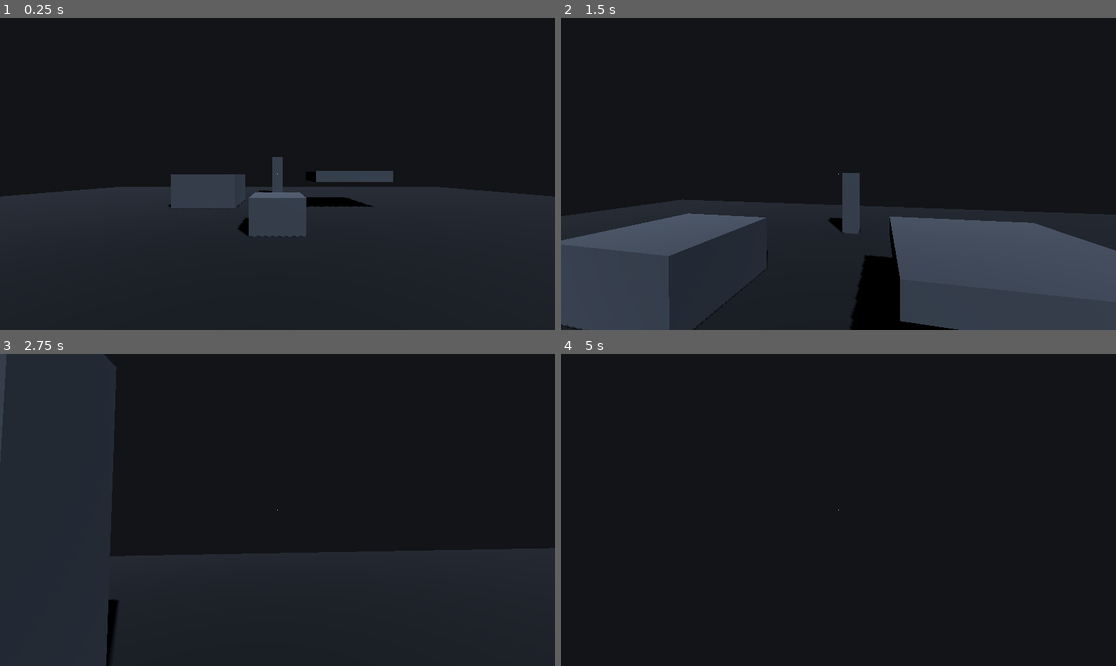
Above: before the commit, frames 1-4 (two rows, left to right).
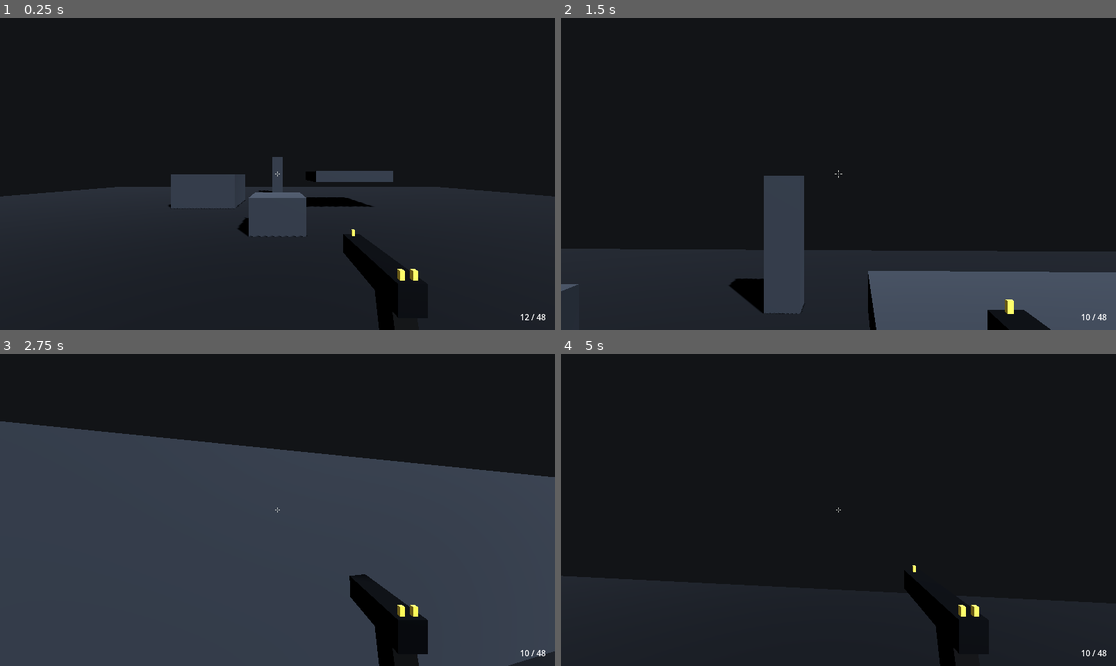
Above: after the commit, the same moments.

Repository: StudioSadTouch/Project-Long-Colt
Game: Godot game, scene res://scenes/main/main.tscn
The game is run twice, just before and just after one commit, with the same random seed, the same clock (stepped at 60 frames per second) and the same inputs.
Inputs (mouse positions are in pixels of both pictures, inside the frame that each line leads up to):
- Up to frame 1 (0.25 s): no input
- Up to frame 2 (1.5 s): tap Enter at 0.5 s; move the mouse to (866, 174) at 0.52 s; hold Right mouse button (action_alt_fire) 0.53-1.28 s; hold W (action_move_forward) from 0.53 s (still down); tap Space (action_jump) at 0.77 s; click (866, 174) at 0.8 s; move the mouse to (810, 174) at 1.27 s; click (810, 174) at 1.35 s
- Up to frame 3 (2.75 s): keep holding W (action_move_forward); tap Space (action_jump) at 1.52 s; tap V (action_melee) at 1.55 s; move the mouse to (288, 503) at 2.02 s; hold V (action_melee) from 2.03 s (still down); tap 1 (action_weapon_1) at 2.3 s
- Up to frame 4 (5 s): keep holding W (action_move_forward); move the mouse to (832, 516) at 2.77 s; release V (action_melee) at 2.78 s; tap 1 (action_weapon_1) at 2.85 s; tap Space (action_jump) at 3.02, 3.77, 4.52 s; tap 2 (action_weapon_2) at 3.05 s; move the mouse to (877, 513) at 3.52 s; hold 2 (action_weapon_2) 3.53-4.28 s; tap Mouse wheel up (action_weapon_next) at 3.8, 4.35 s; tap R (action_reload) at 4.15 s; move the mouse to (794, 506) at 4.27 s; tap Mouse wheel down (action_weapon_prev) at 4.55 s

The runs differ from the first frame. In frame 1, 1.2% of the frame differs, in the area x 49-99%, y 49-100%; in frame 2, 24%; in frame 3, 59%, in the area x 0-100%, y 0-100%; in frame 4, 0.4%.

Commit message:
Weapons: WeaponData, shared hitscan Weapon, two-slot WeaponHolder, Service Pistol, HUD

Diff:
--- a/project.godot
+++ b/project.godot
@@ -118,6 +118,11 @@
 "events": [Object(InputEventMouseButton,"resource_local_to_scene":false,"resource_name":"","device":-1,"window_id":0,"a …(253 unchanged characters)…
 ]
 }
+action_weapon_switch={
+"deadzone": 0.2,
+"events": [Object(InputEventKey,"resource_local_to_scene":false,"resource_name":"","device":-1,"window_id":0,"alt_pressed":false,"shift_pressed":false,"ctrl_pressed":false,"meta_pressed":false,"pressed":false,"keycode":0,"physical_keycode":81,"key_label":0,"unicode":113,"location":0,"echo":false,"script":null)
+]
+}
 action_pause={
 "deadzone": 0.2,
 "events": [Object(InputEventKey,"resource_local_to_scene":false,"resource_name":"","device":-1,"window_id":0,"alt_press …(195 unchanged characters)…
--- /dev/null
+++ b/resources/weapons/service_pistol.tres
@@ -0,0 +1,39 @@
+[gd_resource type="Resource" script_class="WeaponData" load_steps=2 format=3]
+
+[ext_resource type="Script" path="res://scripts/weapons/weapon_data.gd" id="1_data"]
+
+[resource]
+script = ExtResource("1_data")
+display_name = "Service Pistol"
+damage = 34.0
+headshot_multiplier = 2.0
+max_range = 150.0
+falloff_start = 35.0
+falloff_end = 70.0
+min_damage_multiplier = 0.6
+fire_mode = 0
+fire_rate = 4.5
+trigger_buffer = 0.1
+magazine_size = 12
+reserve_max = 48
+reserve_start = 48
+reload_time = 1.2
+equip_time = 0.3
+recoil_pitch = 1.1
+recoil_yaw = 0.25
+recoil_recovery = 14.0
+spread_base = 0.1
+bloom_per_shot = 0.45
+spread_max = 1.6
+bloom_recovery = 5.0
+spread_air_add = 0.4
+secondary = 1
+zoom_fov = 37.5
+zoom_sensitivity = 0.6
+zoom_spread_multiplier = 0.5
+zoom_time = 0.1
+melee_damage = 70.0
+melee_range = 2.0
+melee_lunge_range = 3.5
+melee_lunge_speed = 10.0
+melee_cooldown = 0.8
--- a/scenes/player/player.tscn
+++ b/scenes/player/player.tscn
@@ -1,6 +1,9 @@
-[gd_scene load_steps=3 format=3]
+[gd_scene load_steps=6 format=3]
 
 [ext_resource type="Script" path="res://scripts/player/player.gd" id="1_player"]
+[ext_resource type="Script" path="res://scripts/player/weapon_holder.gd" id="2_holder"]
+[ext_resource type="PackedScene" path="res://scenes/weapons/service_pistol.tscn" id="3_pistol"]
+[ext_resource type="PackedScene" path="res://scenes/ui/hud.tscn" id="4_hud"]
 
 [sub_resource type="CapsuleShape3D" id="CapsuleShape3D_body"]
 resource_local_to_scene = true
@@ -26,19 +29,9 @@
 near = 0.05
 far = 400.0
 
-[node name="Crosshair" type="CanvasLayer" parent="."]
+[node name="WeaponHolder" type="Node3D" parent="Head/Camera3D"]
+script = ExtResource("2_holder")
+starting_weapons = Array[PackedScene]([ExtResource("3_pistol")])
 
-[node name="Dot" type="ColorRect" parent="Crosshair"]
-anchors_preset = 8
-anchor_left = 0.5
-anchor_top = 0.5
-anchor_right = 0.5
-anchor_bottom = 0.5
-offset_left = -2.0
-offset_top = -2.0
-offset_right = 2.0
-offset_bottom = 2.0
-grow_horizontal = 2
-grow_vertical = 2
-mouse_filter = 2
-color = Color(0.92, 0.93, 0.9, 0.9)
+[node name="HUD" parent="." instance=ExtResource("4_hud")]
+holder_path = NodePath("../Head/Camera3D/WeaponHolder")
--- /dev/null
+++ b/scenes/ui/hud.tscn
@@ -0,0 +1,31 @@
+[gd_scene load_steps=2 format=3]
+
+[ext_resource type="Script" path="res://scripts/ui/hud.gd" id="1_hud"]
+
+[node name="HUD" type="CanvasLayer"]
+script = ExtResource("1_hud")
+
+[node name="Crosshair" type="Control" parent="."]
+layout_mode = 3
+anchors_preset = 15
+anchor_right = 1.0
+anchor_bottom = 1.0
+grow_horizontal = 2
+grow_vertical = 2
+mouse_filter = 2
+
+[node name="Ammo" type="Label" parent="."]
+anchors_preset = 3
+anchor_left = 1.0
+anchor_top = 1.0
+anchor_right = 1.0
+anchor_bottom = 1.0
+offset_left = -180.0
+offset_top = -64.0
+offset_right = -32.0
+offset_bottom = -24.0
+grow_horizontal = 0
+grow_vertical = 0
+theme_override_font_sizes/font_size = 28
+text = "12 / 48"
+horizontal_alignment = 2
--- /dev/null
+++ b/scenes/weapons/service_pistol.tscn
@@ -0,0 +1,63 @@
+[gd_scene load_steps=8 format=3]
+
+[ext_resource type="Script" path="res://scripts/weapons/weapon.gd" id="1_weapon"]
+[ext_resource type="Resource" path="res://resources/weapons/service_pistol.tres" id="2_data"]
+
+[sub_resource type="StandardMaterial3D" id="StandardMaterial3D_steel"]
+albedo_color = Color(0.22, 0.23, 0.24, 1)
+metallic = 0.6
+roughness = 0.55
+
+[sub_resource type="StandardMaterial3D" id="StandardMaterial3D_grip"]
+albedo_color = Color(0.12, 0.12, 0.11, 1)
+roughness = 0.9
+
+[sub_resource type="StandardMaterial3D" id="StandardMaterial3D_sight"]
+albedo_color = Color(0.85, 0.75, 0.3, 1)
+emission_enabled = true
+emission = Color(0.85, 0.75, 0.3, 1)
+emission_energy_multiplier = 0.4
+
+[sub_resource type="BoxMesh" id="BoxMesh_slide"]
+material = SubResource("StandardMaterial3D_steel")
+size = Vector3(0.035, 0.04, 0.2)
+
+[sub_resource type="BoxMesh" id="BoxMesh_grip"]
+material = SubResource("StandardMaterial3D_grip")
+size = Vector3(0.03, 0.1, 0.045)
+
+[sub_resource type="BoxMesh" id="BoxMesh_sight"]
+material = SubResource("StandardMaterial3D_sight")
+size = Vector3(0.006, 0.012, 0.006)
+
+[node name="ServicePistol" type="Node3D"]
+transform = Transform3D(1, 0, 0, 0, 1, 0, 0, 0, 1, 0.16, -0.15, -0.34)
+script = ExtResource("1_weapon")
+data = ExtResource("2_data")
+
+[node name="Slide" type="MeshInstance3D" parent="."]
+cast_shadow = 0
+mesh = SubResource("BoxMesh_slide")
+
+[node name="Grip" type="MeshInstance3D" parent="."]
+transform = Transform3D(1, 0, 0, 0, 0.966, 0.259, 0, -0.259, 0.966, 0, -0.06, 0.07)
+cast_shadow = 0
+mesh = SubResource("BoxMesh_grip")
+
+[node name="FrontSight" type="MeshInstance3D" parent="."]
+transform = Transform3D(1, 0, 0, 0, 1, 0, 0, 0, 1, 0, 0.026, -0.09)
+cast_shadow = 0
+mesh = SubResource("BoxMesh_sight")
+
+[node name="RearSightL" type="MeshInstance3D" parent="."]
+transform = Transform3D(1, 0, 0, 0, 1, 0, 0, 0, 1, -0.008, 0.026, 0.09)
+cast_shadow = 0
+mesh = SubResource("BoxMesh_sight")
+
+[node name="RearSightR" type="MeshInstance3D" parent="."]
+transform = Transform3D(1, 0, 0, 0, 1, 0, 0, 0, 1, 0.008, 0.026, 0.09)
+cast_shadow = 0
+mesh = SubResource("BoxMesh_sight")
+
+[node name="Muzzle" type="Marker3D" parent="."]
+transform = Transform3D(1, 0, 0, 0, 1, 0, 0, 0, 1, 0, 0.005, -0.11)
--- /dev/null
+++ b/scripts/player/weapon_holder.gd
@@ -0,0 +1,144 @@
+class_name WeaponHolder
+extends Node3D
+## Two weapon slots, Halo style. No dual-wield.
+## Lives under the player camera so view models follow aim.
+
+signal active_weapon_changed(weapon: Weapon)
+
+const SLOT_COUNT := 2
+
+@export var starting_weapons: Array[PackedScene] = []
+
+var slots: Array[Weapon] = []
+var active_index: int = 0
+
+var _base_sensitivity: float = 0.0
+var _player: Player
+var _camera: Camera3D
+
+
+func _ready() -> void:
+	_camera = get_parent() as Camera3D
+	_player = owner as Player
+	if _player != null:
+		_base_sensitivity = _player.mouse_sensitivity
+	slots.resize(SLOT_COUNT)
+	for i in mini(starting_weapons.size(), SLOT_COUNT):
+		if starting_weapons[i] != null:
+			give_weapon(starting_weapons[i].instantiate() as Weapon, i)
+	_equip(_first_filled(0))
+
+
+func get_active() -> Weapon:
+	if slots.is_empty():
+		return null
+	return slots[active_index]
+
+
+## Puts weapon in slot (or the active slot) and returns whatever it replaced, already detached.
+func give_weapon(weapon: Weapon, slot: int = -1) -> Weapon:
+	if weapon == null:
+		return null
+	if slot < 0:
+		slot = active_index if slots[active_index] != null else _first_empty()
+	var old := slots[slot]
+	if old != null:
+		old.holster()
+		remove_child(old)
+	weapon.camera = _camera
+	weapon.player = _player
+	add_child(weapon)
+	weapon.zoom_changed.connect(_on_zoom_changed)
+	slots[slot] = weapon
+	weapon.holster()
+	if slot == active_index:
+		_equip(slot)
+	return old
+
+
+func switch_weapon() -> void:
+	var other := (active_index + 1) % SLOT_COUNT
+	if slots[other] != null:
+		_equip(other)
+
+
+func _unhandled_input(event: InputEvent) -> void:
+	if Input.mouse_mode != Input.MOUSE_MODE_CAPTURED and DisplayServer.get_name() != "headless":
+		return
+	var weapon := get_active()
+	if (
+		event.is_action_pressed("action_weapon_switch")
+		or event.is_action_pressed("action_weapon_next")
+		or event.is_action_pressed("action_weapon_prev")
+	):
+		switch_weapon()
+	elif event.is_action_pressed("action_weapon_1") and slots[0] != null:
+		_equip(0)
+	elif event.is_action_pressed("action_weapon_2") and slots[1] != null:
+		_equip(1)
+	elif weapon == null:
+		return
+	elif event.is_action_pressed("action_fire"):
+		weapon.trigger(true, true)
+	elif event.is_action_pressed("action_alt_fire"):
+		weapon.secondary_pressed()
+	elif event.is_action_pressed("action_reload"):
+		weapon.reload()
+	elif event.is_action_pressed("action_melee"):
+		weapon.melee()
+
+
+func _physics_process(delta: float) -> void:
+	var weapon := get_active()
+	if weapon != null and Input.is_action_pressed("action_fire"):
+		weapon.trigger(false, true)
+	_update_zoom_fov(delta)
+
+
+func _equip(index: int) -> void:
+	if index < 0 or slots[index] == null:
+		return
+	var current := get_active()
+	if current != null and index != active_index:
+		current.holster()
+	active_index = index
+	slots[index].equip()
+	active_weapon_changed.emit(slots[index])
+
+
+func _on_zoom_changed(_zoomed: bool) -> void:
+	if _player != null:
+		var weapon := get_active()
+		var zoomed := weapon != null and weapon.zoomed
+		_player.mouse_sensitivity = (
+			_base_sensitivity * (weapon.data.zoom_sensitivity if zoomed else 1.0)
+		)
+
+
+func _update_zoom_fov(delta: float) -> void:
+	if _camera == null or _player == null:
+		return
+	var weapon := get_active()
+	var target := _player.fov
+	var blend_time := 0.1
+	if weapon != null:
+		blend_time = maxf(weapon.data.zoom_time, 0.001)
+		if weapon.zoomed:
+			target = weapon.data.zoom_fov
+	var step := absf(_player.fov - (weapon.data.zoom_fov if weapon != null else _player.fov))
+	_camera.fov = move_toward(_camera.fov, target, maxf(step, 1.0) / blend_time * delta)
+
+
+func _first_filled(start: int) -> int:
+	for i in SLOT_COUNT:
+		var index := (start + i) % SLOT_COUNT
+		if slots[index] != null:
+			return index
+	return -1
+
+
+func _first_empty() -> int:
+	for i in SLOT_COUNT:
+		if slots[i] == null:
+			return i
+	return active_index
--- /dev/null
+++ b/scripts/ui/hud.gd
@@ -0,0 +1,68 @@
+extends CanvasLayer
+## Minimal combat HUD: ammo count and a crosshair whose gap tracks weapon spread.
+
+const TICK_LENGTH := 6.0
+const TICK_WIDTH := 2.0
+const MIN_GAP := 3.0
+const HIT_FLASH_TIME := 0.12
+
+@export var holder_path: NodePath
+
+var _holder: WeaponHolder
+var _weapon: Weapon
+var _hit_flash: float = 0.0
+
+@onready var ammo_label: Label = $Ammo
+@onready var crosshair: Control = $Crosshair
+
+
+func _ready() -> void:
+	crosshair.draw.connect(_draw_crosshair)
+	_holder = get_node_or_null(holder_path) as WeaponHolder
+	if _holder == null:
+		push_warning("HUD has no WeaponHolder")
+		return
+	_holder.active_weapon_changed.connect(_on_weapon_changed)
+	_on_weapon_changed(_holder.get_active())
+
+
+func _process(delta: float) -> void:
+	_hit_flash = maxf(_hit_flash - delta, 0.0)
+	crosshair.queue_redraw()
+
+
+func _on_weapon_changed(weapon: Weapon) -> void:
+	if _weapon != null:
+		_weapon.ammo_changed.disconnect(_on_ammo_changed)
+		_weapon.hit_confirmed.disconnect(_on_hit)
+	_weapon = weapon
+	if _weapon == null:
+		ammo_label.text = ""
+		return
+	_weapon.ammo_changed.connect(_on_ammo_changed)
+	_weapon.hit_confirmed.connect(_on_hit)
+	_on_ammo_changed(_weapon.magazine, _weapon.reserve)
+
+
+func _on_ammo_changed(magazine: int, reserve: int) -> void:
+	ammo_label.text = "%d / %d" % [magazine, reserve]
+
+
+func _on_hit(_target: Object, _info: Dictionary) -> void:
+	_hit_flash = HIT_FLASH_TIME
+
+
+func _draw_crosshair() -> void:
+	var center := crosshair.size * 0.5
+	var gap := MIN_GAP
+	if _weapon != null and _weapon.camera != null:
+		# Spread cone edge projected to screen pixels at the current FOV.
+		var half_fov := deg_to_rad(_weapon.camera.fov * 0.5)
+		var spread := deg_to_rad(_weapon.get_spread())
+		gap = maxf(MIN_GAP, tan(spread) / tan(half_fov) * crosshair.size.y * 0.5)
+	var color := Color(1.0, 0.35, 0.3, 0.95) if _hit_flash > 0.0 else Color(0.92, 0.93, 0.9, 0.9)
+	crosshair.draw_rect(Rect2(center - Vector2.ONE, Vector2(2, 2)), color)
+	for dir in [Vector2.UP, Vector2.DOWN, Vector2.LEFT, Vector2.RIGHT]:
+		var a: Vector2 = center + dir * gap
+		var b: Vector2 = center + dir * (gap + TICK_LENGTH)
+		crosshair.draw_line(a, b, color, TICK_WIDTH)
--- /dev/null
+++ b/scripts/weapons/weapon.gd
@@ -0,0 +1,273 @@
+class_name Weapon
+extends Node3D
+## Shared hitscan weapon. Driven by WeaponHolder; tuning lives in a WeaponData resource.
+## Targets take damage through a duck-typed take_damage(amount: float, info: Dictionary).
+## Colliders in group "hitbox_head" count as headshots and forward to the nearest ancestor
+## that has take_damage.
+## Audio and VFX: connect to fired, dry_fired, reload_started, melee_swung, hit_confirmed.
+
+signal ammo_changed(magazine: int, reserve: int)
+signal fired
+signal dry_fired
+signal reload_started
+signal reload_finished
+signal zoom_changed(zoomed: bool)
+signal melee_swung
+signal hit_confirmed(target: Object, info: Dictionary)
+
+const HIT_MASK := 1 | 4
+
+@export var data: WeaponData
+
+var magazine: int = 0
+var reserve: int = 0
+var zoomed: bool = false
+var reloading: bool = false
+## Set by WeaponHolder.
+var camera: Camera3D
+var player: CharacterBody3D
+
+var _cooldown: float = 0.0
+var _equip_left: float = 0.0
+var _reload_left: float = 0.0
+var _melee_left: float = 0.0
+var _trigger_buffer_left: float = 0.0
+var _bloom: float = 0.0
+var _recoil: Vector2 = Vector2.ZERO
+
+
+func _ready() -> void:
+	if data == null:
+		push_error("%s has no WeaponData" % name)
+		set_physics_process(false)
+		return
+	magazine = data.magazine_size
+	reserve = data.reserve_start
+
+
+func equip() -> void:
+	visible = true
+	_equip_left = data.equip_time
+	reloading = false
+	set_zoom(false)
+	ammo_changed.emit(magazine, reserve)
+
+
+func holster() -> void:
+	visible = false
+	reloading = false
+	_trigger_buffer_left = 0.0
+	set_zoom(false)
+	_clear_recoil()
+
+
+## pressed: trigger went down this frame. held: trigger is down.
+func trigger(pressed: bool, held: bool) -> void:
+	if data.fire_mode == WeaponData.FireMode.AUTO:
+		if held:
+			_try_fire()
+		return
+	if pressed:
+		_trigger_buffer_left = data.trigger_buffer
+		_try_fire()
+
+
+func secondary_pressed() -> void:
+	match data.secondary:
+		WeaponData.Secondary.ZOOM:
+			if not reloading:
+				set_zoom(not zoomed)
+		WeaponData.Secondary.ALT:
+			_alt_fire()
+
+
+func reload() -> void:
+	if reloading or magazine >= data.magazine_size or reserve <= 0:
+		return
+	reloading = true
+	_reload_left = data.reload_time
+	set_zoom(false)
+	reload_started.emit()
+
+
+func melee() -> void:
+	if _melee_left > 0.0 or camera == null:
+		return
+	_melee_left = data.melee_cooldown
+	# Melee cancels a reload, Halo style.
+	reloading = false
+	set_zoom(false)
+	_cooldown = maxf(_cooldown, 0.25)
+	melee_swung.emit()
+	_melee()
+
+
+func set_zoom(on: bool) -> void:
+	if on == zoomed:
+		return
+	zoomed = on
+	zoom_changed.emit(zoomed)
+
+
+## Current cone half-angle in degrees, for the crosshair.
+func get_spread() -> float:
+	var spread := data.spread_base + _bloom
+	if player != null and not player.is_on_floor():
+		spread += data.spread_air_add
+	if zoomed:
+		spread *= data.zoom_spread_multiplier
+	return spread
+
+
+func is_ready_to_fire() -> bool:
+	return _cooldown <= 0.0 and _equip_left <= 0.0 and not reloading
+
+
+func _physics_process(delta: float) -> void:
+	if not visible:
+		return
+	_cooldown = maxf(_cooldown - delta, 0.0)
+	_equip_left = maxf(_equip_left - delta, 0.0)
+	_melee_left = maxf(_melee_left - delta, 0.0)
+	_bloom = maxf(_bloom - data.bloom_recovery * delta, 0.0)
+	if reloading:
+		_reload_left -= delta
+		if _reload_left <= 0.0:
+			_finish_reload()
+	if _trigger_buffer_left > 0.0:
+		_trigger_buffer_left -= delta
+		_try_fire()
+	_update_recoil(delta)
+
+
+func _try_fire() -> void:
+	if not is_ready_to_fire() or camera == null:
+		return
+	_trigger_buffer_left = 0.0
+	if magazine <= 0:
+		_cooldown = 1.0 / data.fire_rate
+		dry_fired.emit()
+		reload()
+		return
+	magazine -= 1
+	_cooldown = 1.0 / data.fire_rate
+	_fire_ray(_spread_direction(get_spread()))
+	_bloom = minf(_bloom + data.bloom_per_shot, data.spread_max - data.spread_base)
+	_kick()
+	fired.emit()
+	ammo_changed.emit(magazine, reserve)
+
+
+## Override for weapons with an alternate fire mode.
+func _alt_fire() -> void:
+	pass
+
+
+## Override for weapon-specific melee. Default: short ray with a lunge toward a target in reach.
+func _melee() -> void:
+	var forward := -camera.global_transform.basis.z
+	var hit := _raycast(forward, data.melee_lunge_range)
+	if hit.is_empty():
+		return
+	var target := _damage_receiver(hit.collider)
+	if target == null:
+		return
+	var distance: float = camera.global_position.distance_to(hit.position)
+	if distance > data.melee_range and player != null:
+		var flat := Vector3(forward.x, 0.0, forward.z).normalized()
+		player.velocity.x = flat.x * data.melee_lunge_speed
+		player.velocity.z = flat.z * data.melee_lunge_speed
+	var info := _hit_info(hit, forward, false)
+	info["melee"] = true
+	target.take_damage(data.melee_damage, info)
+	hit_confirmed.emit(target, info)
+
+
+func _fire_ray(direction: Vector3) -> void:
+	var hit := _raycast(direction, data.max_range)
+	if hit.is_empty():
+		return
+	var collider: Object = hit.collider
+	var headshot := collider is Node and (collider as Node).is_in_group("hitbox_head")
+	var target := _damage_receiver(collider)
+	if target == null:
+		return
+	var distance: float = camera.global_position.distance_to(hit.position)
+	var amount := data.damage * _falloff(distance)
+	if headshot:
+		amount *= data.headshot_multiplier
+	var info := _hit_info(hit, direction, headshot)
+	target.take_damage(amount, info)
+	hit_confirmed.emit(target, info)
+
+
+func _raycast(direction: Vector3, distance: float) -> Dictionary:
+	var origin := camera.global_position
+	var query := PhysicsRayQueryParameters3D.create(origin, origin + direction * distance, HIT_MASK)
+	if player != null:
+		query.exclude = [player.get_rid()]
+	return get_world_3d().direct_space_state.intersect_ray(query)
+
+
+func _damage_receiver(collider: Object) -> Object:
+	var node := collider as Node
+	while node != null:
+		if node.has_method("take_damage"):
+			return node
+		node = node.get_parent()
+	return null
+
+
+func _hit_info(hit: Dictionary, direction: Vector3, headshot: bool) -> Dictionary:
+	return {
+		"position": hit.position,
+		"normal": hit.normal,
+		"direction": direction,
+		"headshot": headshot,
+		"weapon": data.display_name,
+		"source": player,
+	}
+
+
+func _falloff(distance: float) -> float:
+	if distance <= data.falloff_start:
+		return 1.0
+	var t := clampf(inverse_lerp(data.falloff_start, data.falloff_end, distance), 0.0, 1.0)
+	return lerpf(1.0, data.min_damage_multiplier, t)
+
+
+func _spread_direction(spread_degrees: float) -> Vector3:
+	var basis := camera.global_transform.basis
+	# sqrt keeps the distribution even across the cone's area.
+	var radius := tan(deg_to_rad(spread_degrees)) * sqrt(randf())
+	var angle := randf() * TAU
+	var local := Vector3(cos(angle) * radius, sin(angle) * radius, -1.0)
+	return (basis * local).normalized()
+
+
+func _finish_reload() -> void:
+	reloading = false
+	var taken := mini(data.magazine_size - magazine, reserve)
+	magazine += taken
+	reserve -= taken
+	reload_finished.emit()
+	ammo_changed.emit(magazine, reserve)
+
+
+func _kick() -> void:
+	_recoil.x += deg_to_rad(data.recoil_pitch)
+	_recoil.y += deg_to_rad(randf_range(-data.recoil_yaw, data.recoil_yaw))
+
+
+func _update_recoil(delta: float) -> void:
+	if camera == null:
+		return
+	_recoil = _recoil.lerp(Vector2.ZERO, 1.0 - exp(-data.recoil_recovery * delta))
+	camera.rotation.x = _recoil.x
+	camera.rotation.y = _recoil.y
+
+
+func _clear_recoil() -> void:
+	_recoil = Vector2.ZERO
+	if camera != null:
+		camera.rotation = Vector3.ZERO
--- /dev/null
+++ b/scripts/weapons/weapon_data.gd
@@ -0,0 +1,67 @@
+class_name WeaponData
+extends Resource
+## Tuning for one weapon. Angles in degrees, distances in meters, times in seconds.
+## Damage numbers assume a 100 HP target until a health/shield model exists.
+
+enum FireMode { SEMI, AUTO }
+enum Secondary { NONE, ZOOM, ALT }
+
+@export var display_name: String = "Weapon"
+
+@export_group("Damage")
+@export var damage: float = 25.0
+@export var headshot_multiplier: float = 1.0
+@export var max_range: float = 150.0
+## Full damage up to this distance.
+@export var falloff_start: float = 30.0
+## Damage reaches min_damage_multiplier here and stays there.
+@export var falloff_end: float = 60.0
+@export_range(0.0, 1.0) var min_damage_multiplier: float = 0.6
+
+@export_group("Fire")
+@export var fire_mode: FireMode = FireMode.SEMI
+## Rounds per second. Also caps semi-auto spam.
+@export var fire_rate: float = 5.0
+## A semi-auto press this early before the gun is ready still fires.
+@export var trigger_buffer: float = 0.1
+
+@export_group("Ammo")
+@export var magazine_size: int = 12
+@export var reserve_max: int = 48
+@export var reserve_start: int = 48
+@export var reload_time: float = 1.2
+@export var equip_time: float = 0.35
+
+@export_group("Recoil")
+## Camera kick per shot. It recovers on its own, so it disturbs follow-ups rather than drifting aim.
+@export var recoil_pitch: float = 1.0
+@export var recoil_yaw: float = 0.3
+## Exponential return rate per second.
+@export var recoil_recovery: float = 12.0
+
+@export_group("Spread")
+## Cone half-angle at rest.
+@export var spread_base: float = 0.1
+@export var bloom_per_shot: float = 0.5
+@export var spread_max: float = 2.0
+## Degrees per second that bloom drains back to spread_base.
+@export var bloom_recovery: float = 6.0
+## Extra spread while airborne.
+@export var spread_air_add: float = 0.5
+
+@export_group("Secondary")
+@export var secondary: Secondary = Secondary.NONE
+@export var zoom_fov: float = 37.5
+## Mouse sensitivity multiplier while zoomed.
+@export var zoom_sensitivity: float = 0.6
+## Spread multiplier while zoomed.
+@export var zoom_spread_multiplier: float = 0.5
+@export var zoom_time: float = 0.1
+
+@export_group("Melee")
+@export var melee_damage: float = 70.0
+@export var melee_range: float = 2.0
+## Targets out to this range pull the player in with a short lunge.
+@export var melee_lunge_range: float = 3.5
+@export var melee_lunge_speed: float = 10.0
+@export var melee_cooldown: float = 0.8
